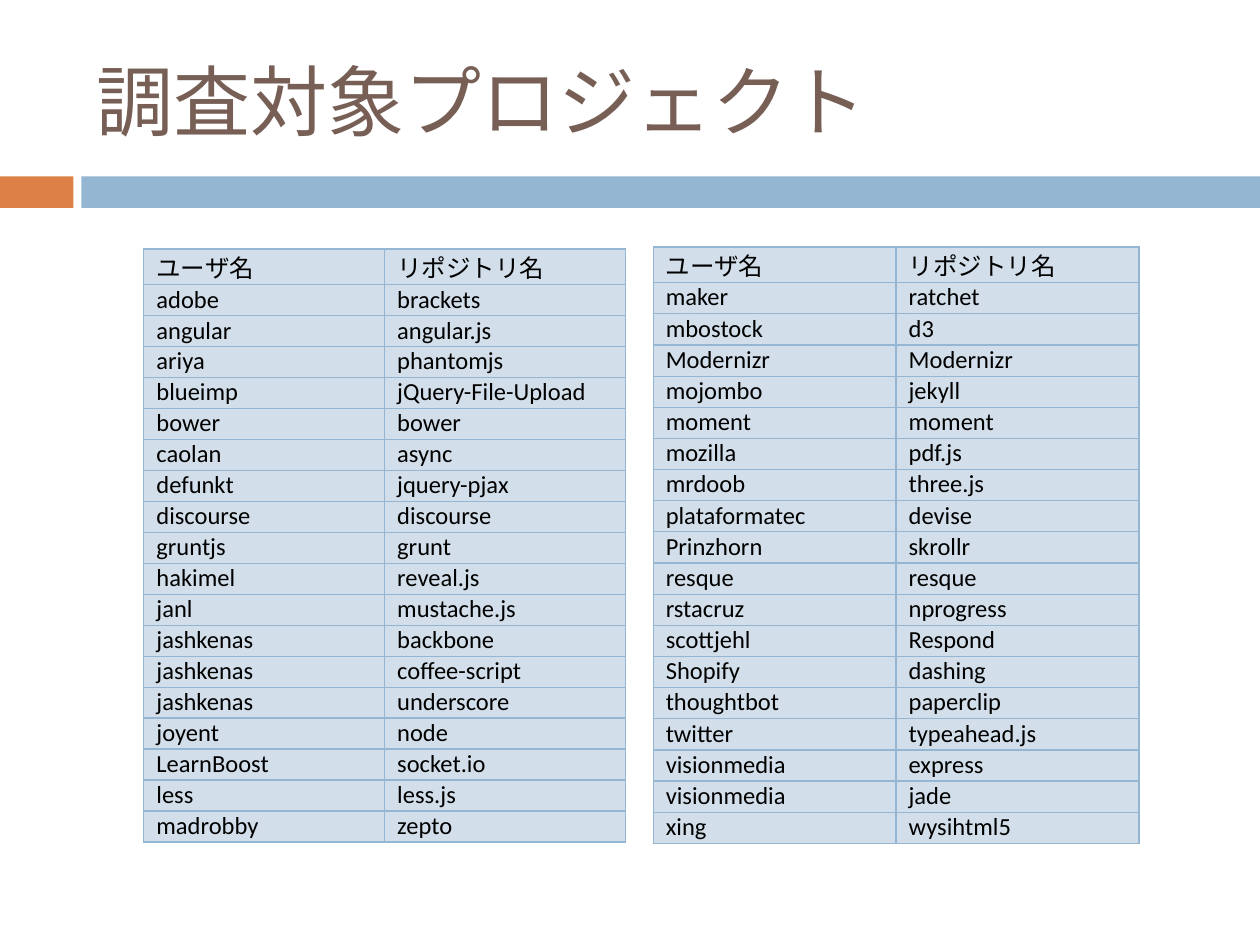
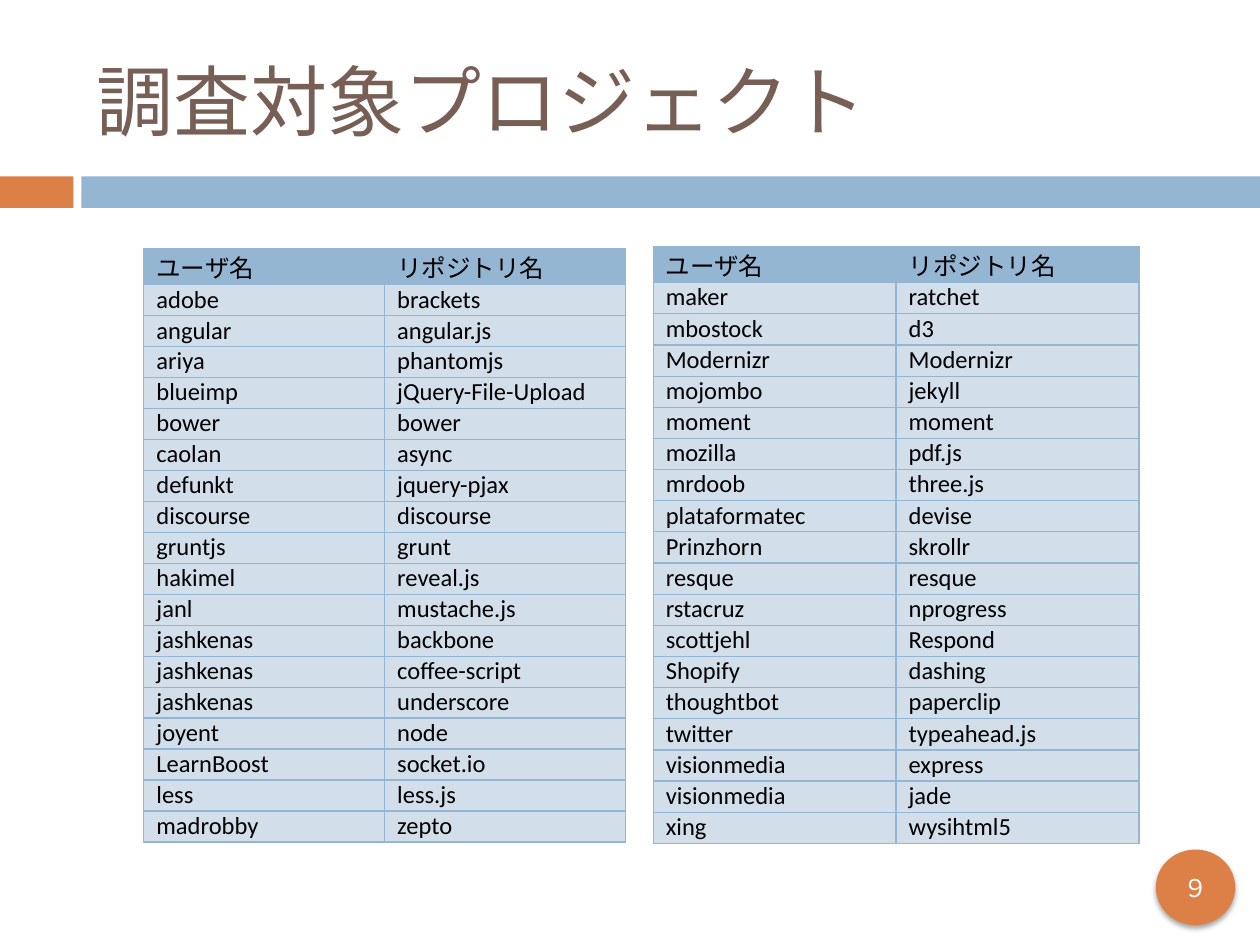
Before and after one commit to keimatsui/kadai, a slide deck: slide 11 of 卒業論文/2012/久保孝樹/最終発表/最終発表.pptx. Drawn at 1260x945 pixels with LibreOffice and Linux fonts; fonts in the diff are those of the drawing. Boxes give left, top, right and bottom in pixels: in the first picture for what was removed or moved away, otherwise in the second. Text is boxed around its words. In the diff, an @@ line names an element or a change of style, - is before the commit and + after.

```diff
--- a/卒業論文/2012/久保孝樹/最終発表/最終発表.pptx
+++ b/卒業論文/2012/久保孝樹/最終発表/最終発表.pptx
@@ table at (144, 249, 625, 842) @@
@@ fill none to #94B6D2 in row 1 @@
@@ table at (653, 247, 1139, 844) @@
@@ fill none to #94B6D2 in row 1 @@
@@ ellipse added at (1155, 849, 1235, 925), fill #DD8047, 14 pt, text #FFFFFF @@
+９
```
Also in this commit, not shown: 20 other slides changed.
